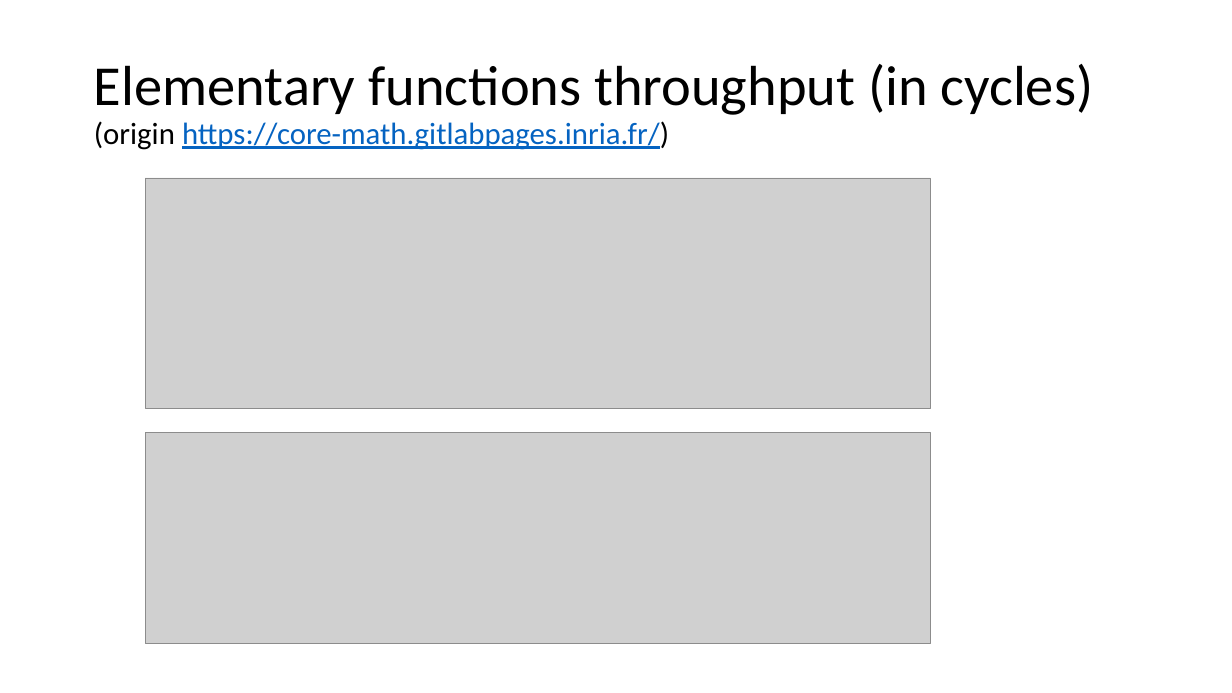
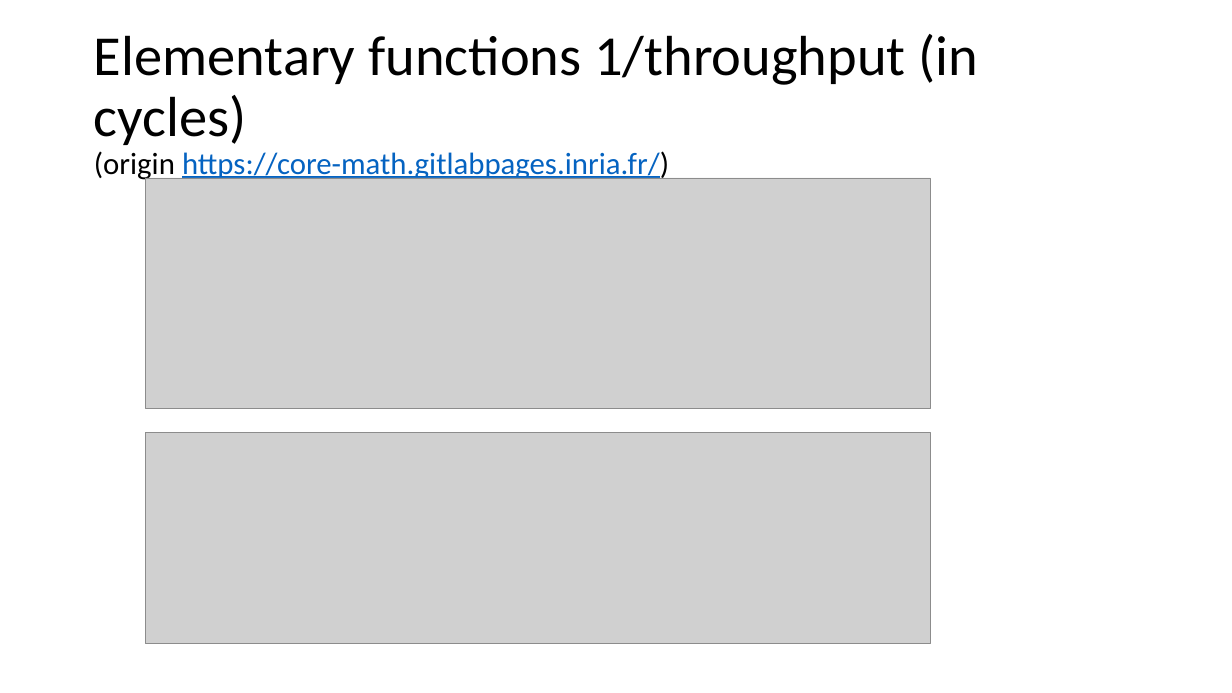
Before and after one commit to VinInn/FPCourse, a slide deck: slide 49 of Slides/FPforScientist.pptx. Drawn at 1232x693 pixels with LibreOffice and Linux fonts; fonts in the diff are those of the drawing; grey boxes stand for pictures. Boxes give left, top, right and bottom in pixels: in the first picture for what was removed or moved away, otherwise in the second. Text is boxed around its words. In the diff, an @@ line names an element or a change of style, - is before the commit and + after.

```diff
--- a/Slides/FPforScientist.pptx
+++ b/Slides/FPforScientist.pptx
@@ title at (94, 34, 978, 182): text changed @@
-Elementary functions throughput (in cycles)
-(origin https://core-math.gitlabpages.inria.fr/)
+Elementary functions 1/throughput (in cycles)
+(origin https://core-math.gitlabpages.inria.fr/)
```
Also in this commit, not shown: 10 other slides changed, 1 slide added.
